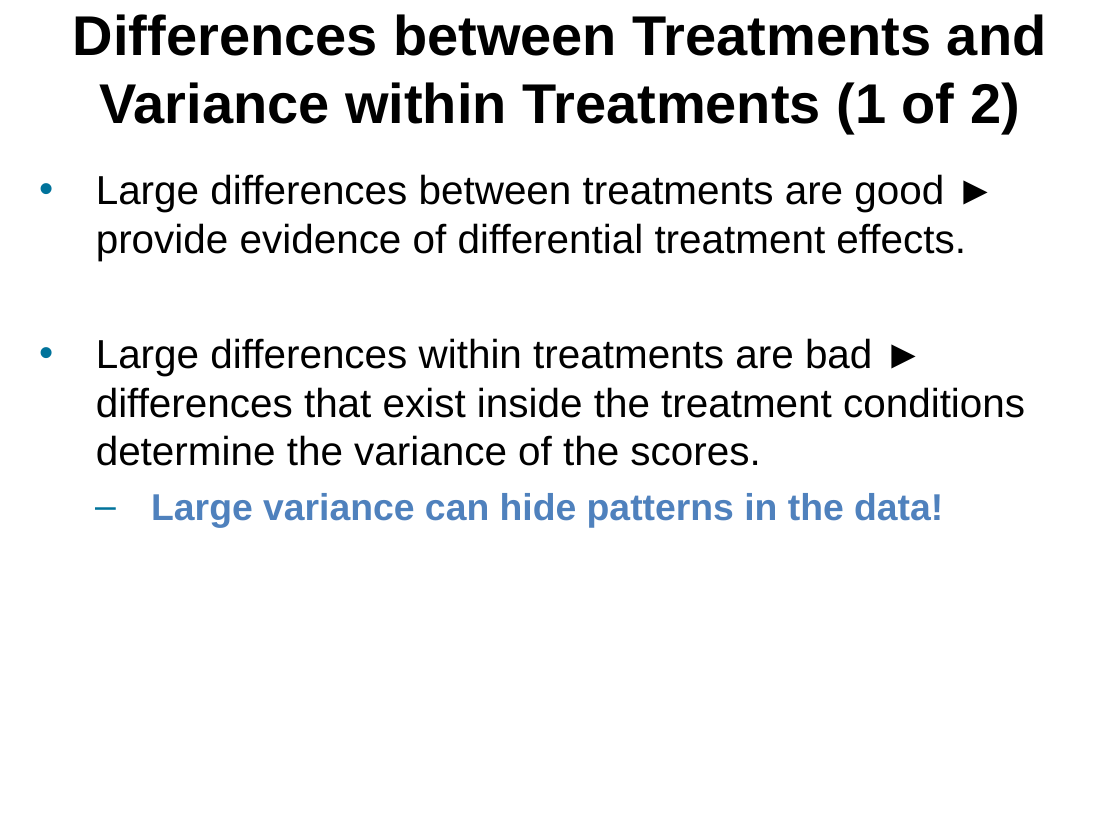
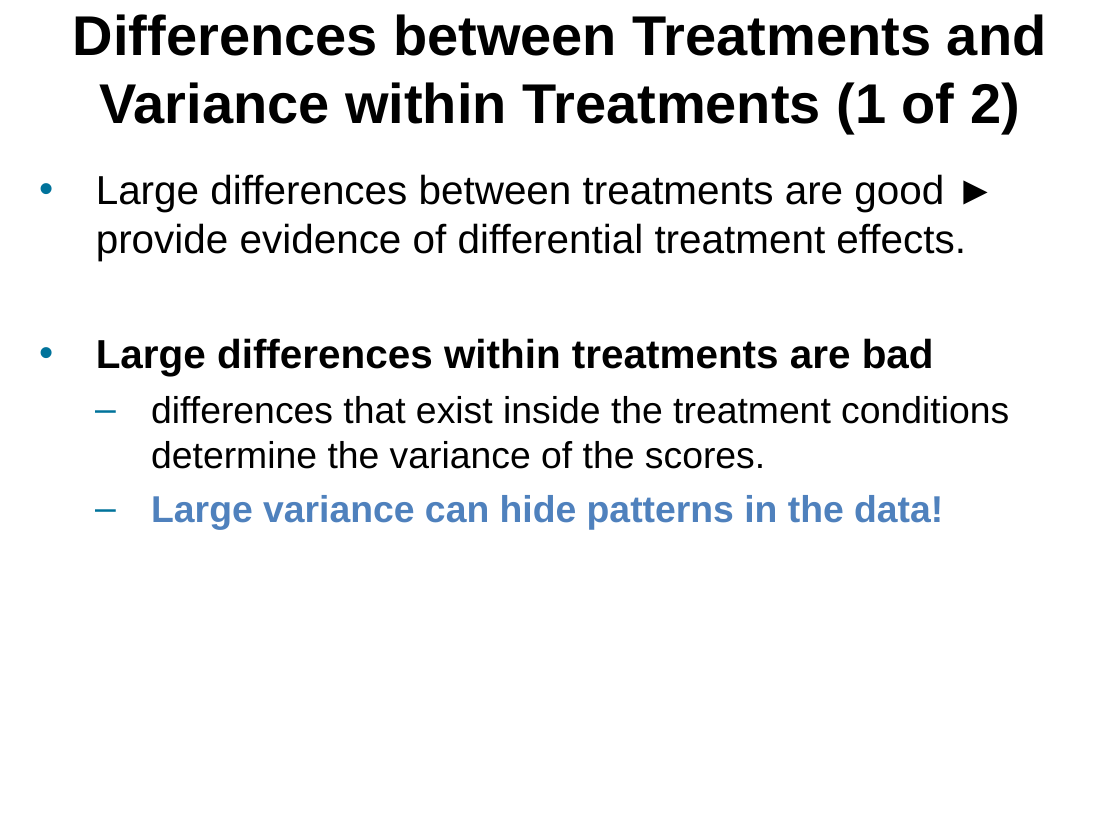
Before and after one commit to npm27/Teaching-Materials, a slide deck: slide 14 of Research Methods/Slides/Chapter 8.pptx. Drawn at 1120x840 pixels with LibreOffice and Linux fonts; fonts in the diff are those of the drawing. Boxes give left, top, right and bottom in pixels: in the first picture for what was removed or moved away, otherwise in the second. Text is boxed around its words. In the diff, an @@ line names an element or a change of style, - is before the commit and + after.

```diff
--- a/Research Methods/Slides/Chapter 8.pptx
+++ b/Research Methods/Slides/Chapter 8.pptx
@@ text at bbox=[96, 338, 1009, 469]: text changed; size 26 to 24 pt @@
-• Large differences within treatments are bad ► differences that exist inside the treatment conditions determine the variance of the scores.
+• Large differences within treatments are bad
+  – differences that exist inside the treatment conditions determine the variance of the scores.
```
Also in this commit, not shown: 2 other slides changed.
